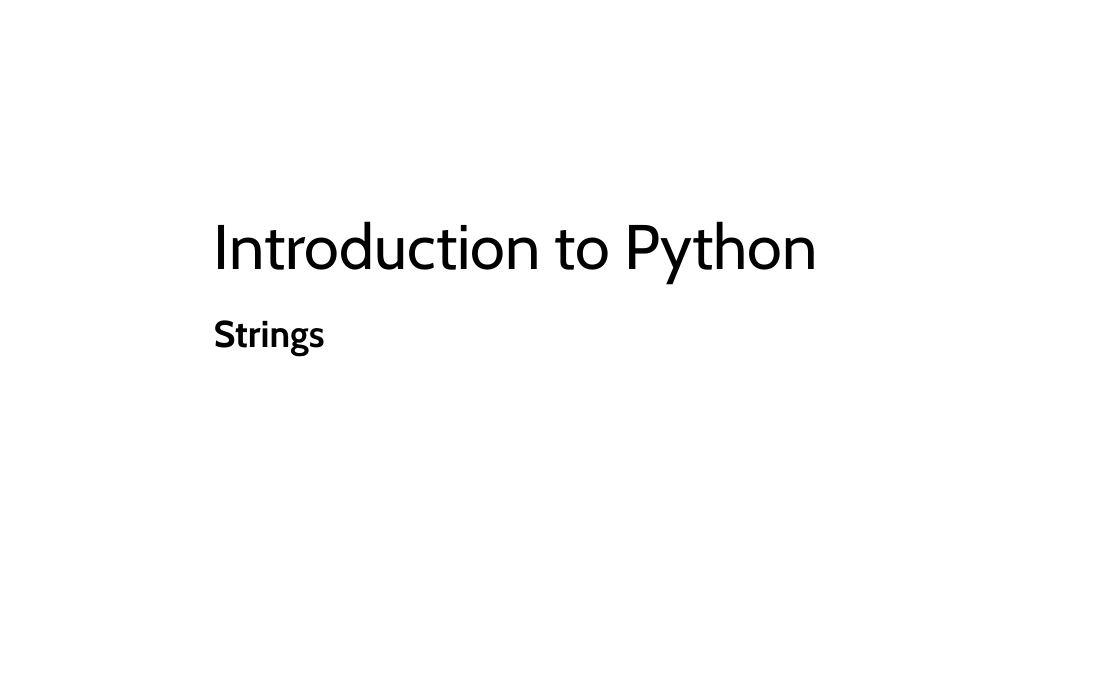
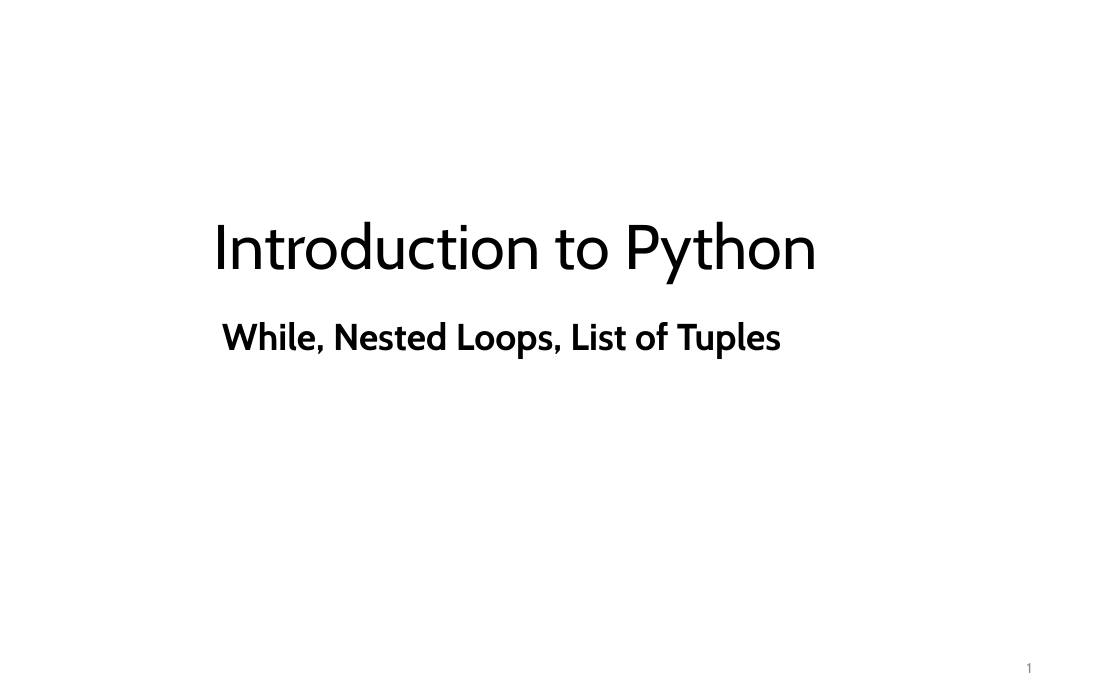
Before and after one commit to LongBaoNguyen/longbaonguyen.github.io, a slide deck: slide 1 of courses/apcsp/lect7.pptx. Drawn at 1120x700 pixels with LibreOffice and Linux fonts; fonts in the diff are those of the drawing. Boxes give left, top, right and bottom in pixels: in the first picture for what was removed or moved away, otherwise in the second. Text is boxed around its words. In the diff, an @@ line names an element or a change of style, - is before the commit and + after.

```diff
--- a/courses/apcsp/lect7.pptx
+++ b/courses/apcsp/lect7.pptx
@@ subtitle at (222,322,781,358): text changed @@
-Strings
+While, Nested Loops, List of Tuples
@@ page number added at (1027,663,1032,673), 9 pt, text #8C8C8C @@
+1
```
Also in this commit, not shown: 2 other slides changed, 19 slides added, 25 slides removed, 9 other files.
